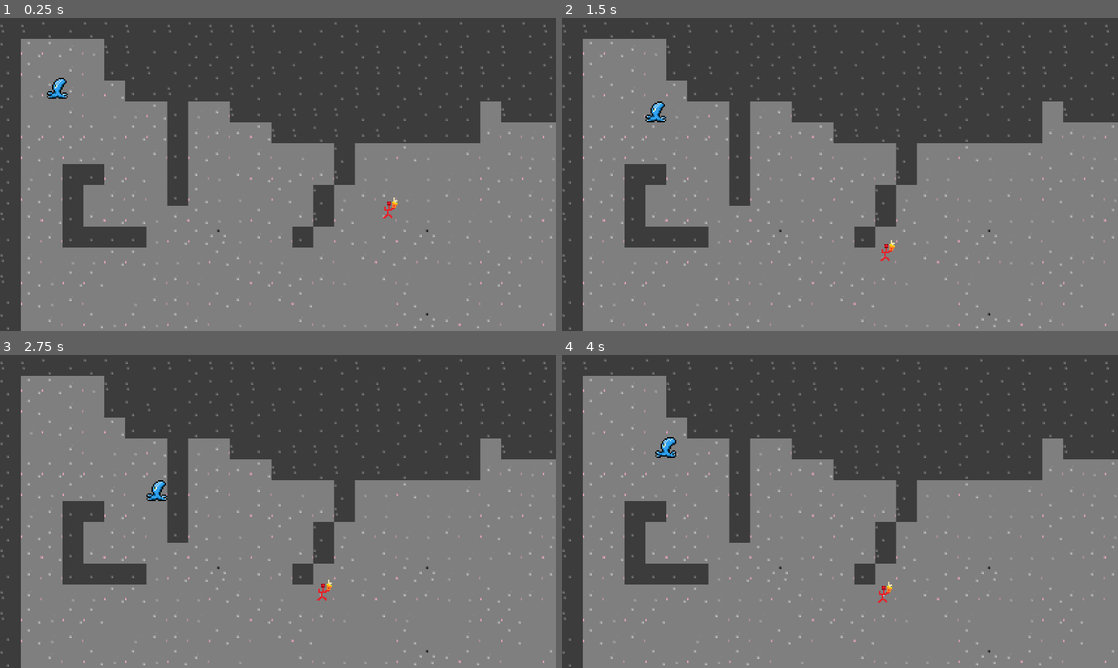
Above: before the commit, frames 1-4 (two rows, left to right).
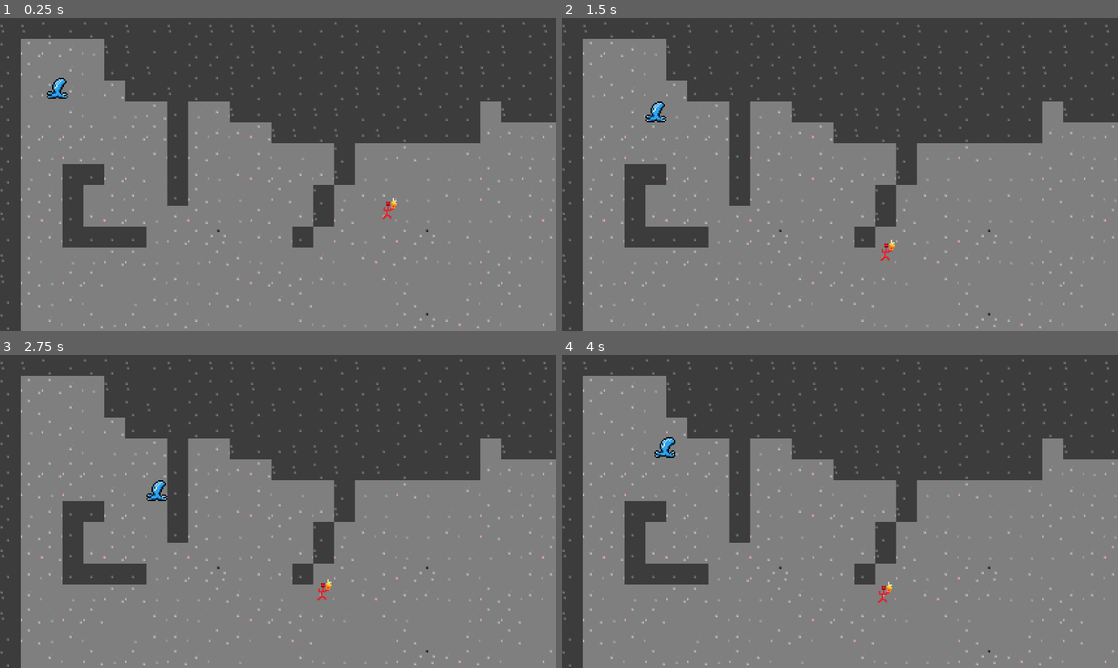
Above: after the commit, the same moments.

Repository: LD-Summoning/Game
Game: Godot game, scene res://scenes/main_scene.tscn
Same seed, same stepped clock (60 frames per second), same inputs: the game is played once before the commit and once after it.
Inputs:
- Up to frame 1 (0.25 s): no input
- Up to frame 2 (1.5 s): hold Right (right) 0.53-1.28 s; hold S (down) from 1.28 s (still down)
- Up to frame 3 (2.75 s): release S (down) at 2.03 s; hold Right (right) from 2.03 s (still down)
- Up to frame 4 (4 s): release Right (right) at 2.78 s; hold W (up) 2.78-3.53 s; hold Left (left) from 3.53 s (still down)

The runs differ from the first frame. In frame 1, less than 0.1% of the frame differs, in the area x 68-72%, y 57-65%; in frame 2, less than 0.1%; in frame 3, less than 0.1%; in frame 4, 0.1%, in the area x 16-21%, y 26-33%.

Commit message:
common ordner erstellt

Diff:
--- a/player/Health.gd
+++ b/common/Health.gd
@@ -6,6 +6,7 @@
 
 func _on_damage(damage: int):
 	_health = _health - damage
+
 
 func signal_damage(damage: int):
 	if _invincible:
@@ -16,6 +17,7 @@
 func get_health() -> int:
 	return _health
 
+
 # Called when the node enters the scene tree for the first time.
 func _ready():
 	pass # Replace with function body.
--- a/project.godot
+++ b/project.godot
@@ -54,3 +54,5 @@
 textures/canvas_textures/default_texture_filter=0
 renderer/rendering_method="gl_compatibility"
 renderer/rendering_method.mobile="gl_compatibility"
+2d/snap/snap_2d_transforms_to_pixel=true
+2d/snap/snap_2d_vertices_to_pixel=true
--- a/scenes/player.tscn
+++ b/scenes/player.tscn
@@ -3,7 +3,7 @@
 [ext_resource type="Script" path="res://player/player.gd" id="1_pu3yh"]
 [ext_resource type="Texture2D" uid="uid://cslpjqtkl2x1u" path="res://player/Oktopus_idle-Sheet.png" id="2_jfsms"]
 [ext_resource type="Texture2D" uid="uid://bovxy3mk6dy45" path="res://player/Oktopus_left_walk-Sheet.png" id="3_kw36i"]
-[ext_resource type="Script" path="res://player/Health.gd" id="4_o31k1"]
+[ext_resource type="Script" path="res://common/Health.gd" id="4_o31k1"]
 
 [sub_resource type="RectangleShape2D" id="RectangleShape2D_07hoi"]
 size = Vector2(16, 15)
